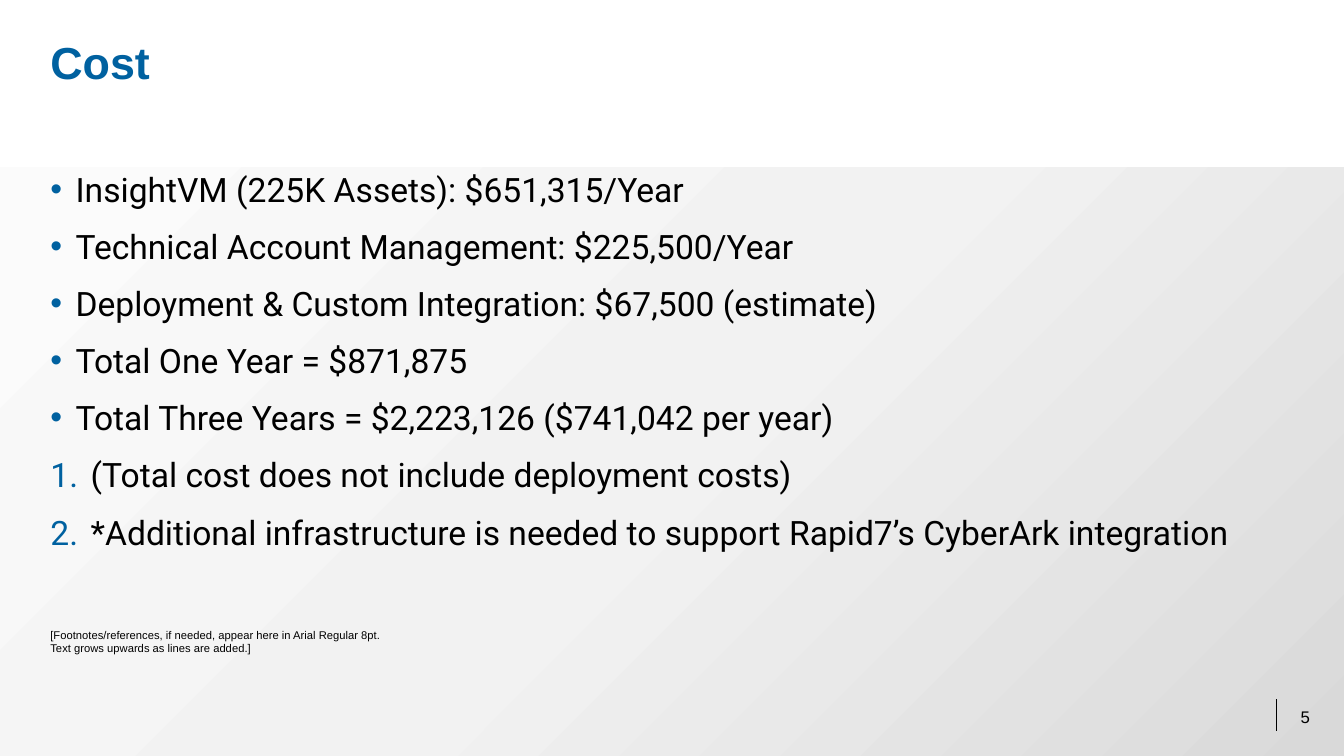
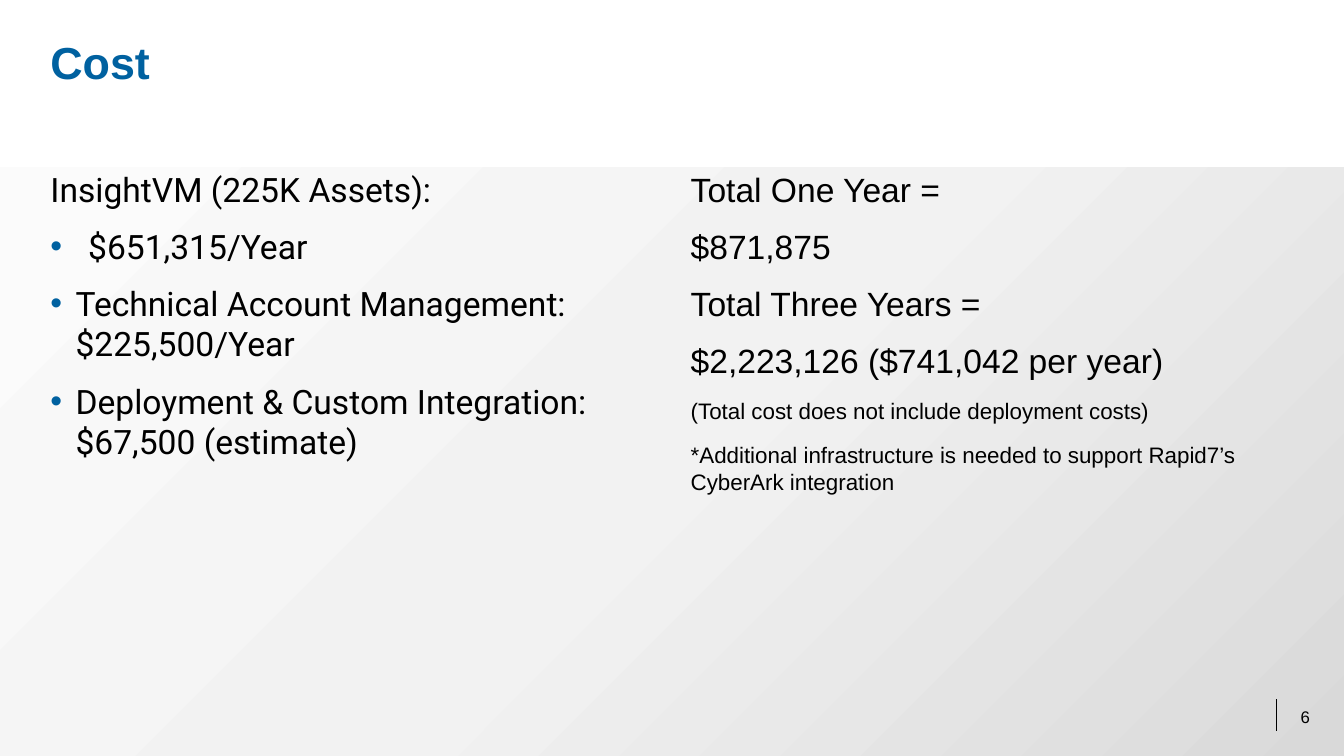
Before and after one commit to AidanMetLife25/Presentation, a slide deck: slide 6 of Rapid7ExecutivePresentation.pptx (slide 5 before the commit). Drawn at 1344x756 pixels with LibreOffice and Linux fonts; fonts in the diff are those of the drawing; background and template pictures are left out. Boxes give left, top, right and bottom in pixels: in the first picture for what was removed or moved away, otherwise in the second. Text is boxed around its words. In the diff, an @@ line names an element or a change of style, - is before the commit and + after.

```diff
--- a/Rapid7ExecutivePresentation.pptx
+++ b/Rapid7ExecutivePresentation.pptx
@@ text at (50, 175, 432, 264): text changed @@
-• InsightVM (225K Assets): $651,315/Year
+InsightVM (225K Assets):
+• $651,315/Year
@@ text added at (691, 177, 1236, 495), 16 pt, text #000000 @@
+Total One Year =
+$871,875
+Total Three Years =
+$2,223,126 ($741,042 per year)
+(Total cost does not include deployment costs)
+*Additional infrastructure is needed to support Rapid7’s CyberArk integration
@@ text at (76, 345, 1228, 552): paragraphs removed @@
-• Total One Year = $871,875
-• Total Three Years = $2,223,126 ($741,042 per year)
-1. (Total cost does not include deployment costs)
-2. *Additional infrastructure is needed to support Rapid7’s CyberArk integration
@@ text removed at (50, 631, 380, 655) @@
-[Footnotes/references, if needed, appear here in Arial Regular 8pt.
-Text grows upwards as lines are added.]
@@ page number at (1301, 711, 1310, 723): text changed @@
-5
+6
```
Also in this commit, not shown: 2 other slides changed, 3 slides added, 1 slide removed.
